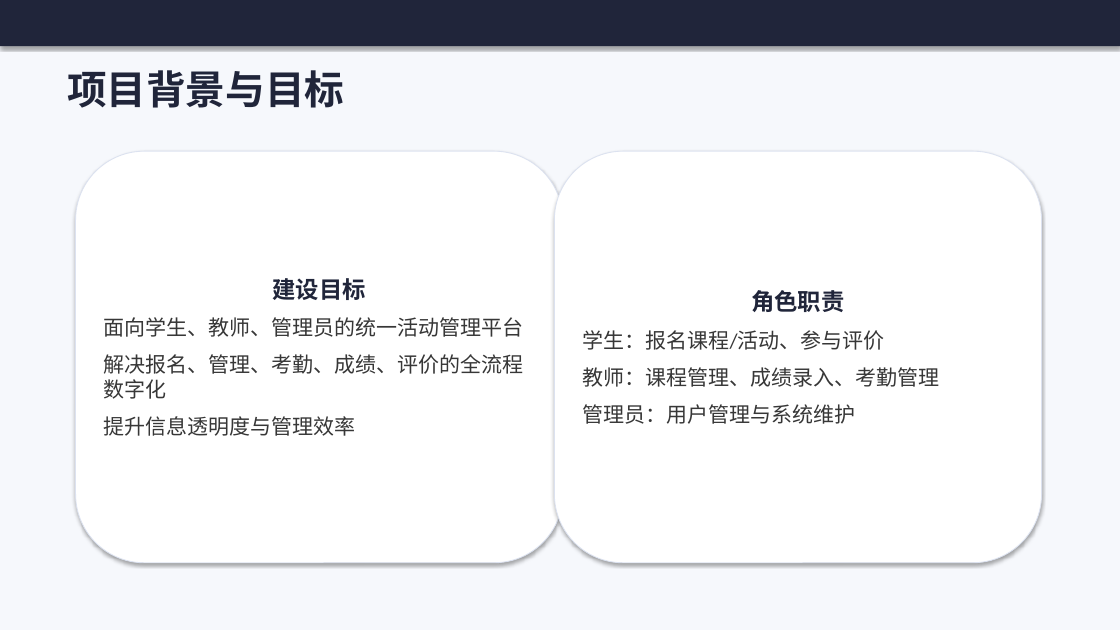
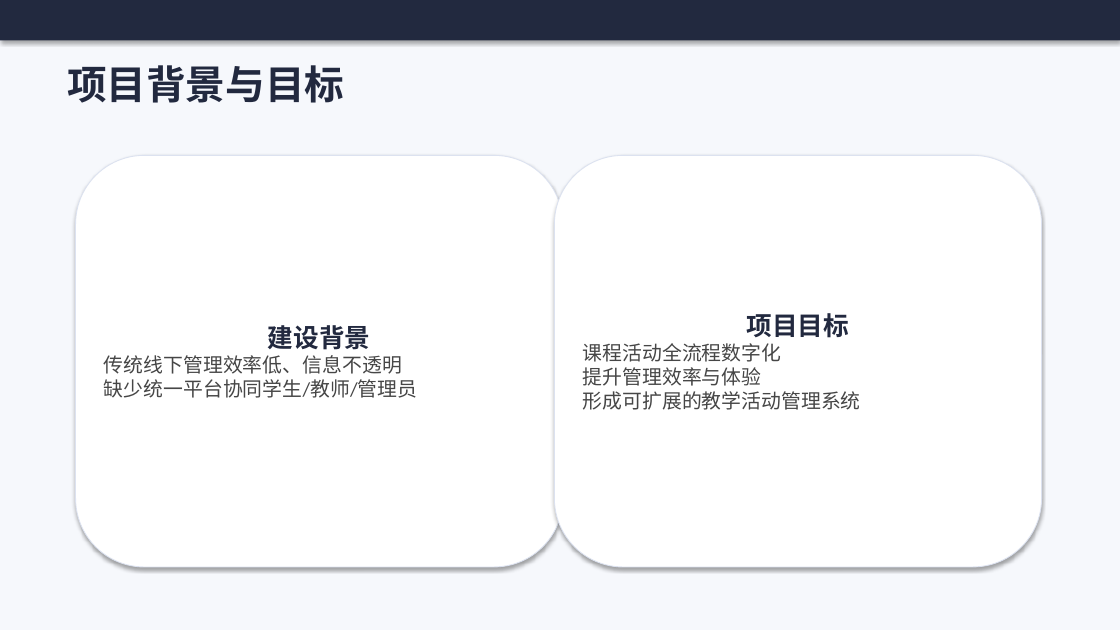
Before and after one commit to cxkqq/Student_Exam, a slide deck: slide 3 of defense_ppt.pptx. Drawn at 1120x630 pixels with LibreOffice and Linux fonts; fonts in the diff are those of the drawing. Boxes give left, top, right and bottom in pixels: in the first picture for what was removed or moved away, otherwise in the second. Text is boxed around its words. In the diff, an @@ line names an element or a change of style, - is before the commit and + after.

```diff
--- a/defense_ppt.pptx
+++ b/defense_ppt.pptx
@@ rectangle: place and size @@
-rectangle at (0,0,1120,46)
+rectangle at (0,0,1120,40)
@@ rectangle at (0,0,1120,40): fill #20253A to #22293F @@
@@ text "项目背景与目标" at (67,65,344,103): text colour #20253A to #22293F @@
@@ rounded rectangle "建设背景": place and size @@
-rounded rectangle "建设背景" at (76,151,563,563)
+rounded rectangle "建设背景" at (76,155,563,567)
@@ rounded rectangle "项目目标": place and size @@
-rounded rectangle "项目目标" at (555,151,1042,563)
+rounded rectangle "项目目标" at (555,155,1042,567)
@@ text in rounded rectangle at (104,325,417,398): text changed; size 18 to 17 pt; text colour #373737 to #464646 @@
-建设目标
-面向学生、教师、管理员的统一活动管理平台
-解决报名、管理、考勤、成绩、评价的全流程数字化
-提升信息透明度与管理效率
+建设背景
+传统线下管理效率低、信息不透明
+缺少统一平台协同学生/教师/管理员
@@ text in rounded rectangle at (583,313,861,410): text changed; size 18 to 17 pt; text colour #373737 to #464646 @@
-角色职责
-学生：报名课程/活动、参与评价
-教师：课程管理、成绩录入、考勤管理
-管理员：用户管理与系统维护
+项目目标
+课程活动全流程数字化
+提升管理效率与体验
+形成可扩展的教学活动管理系统
```
Also in this commit, not shown: 5 other slides changed, 9 slides added, 4 slides removed.
